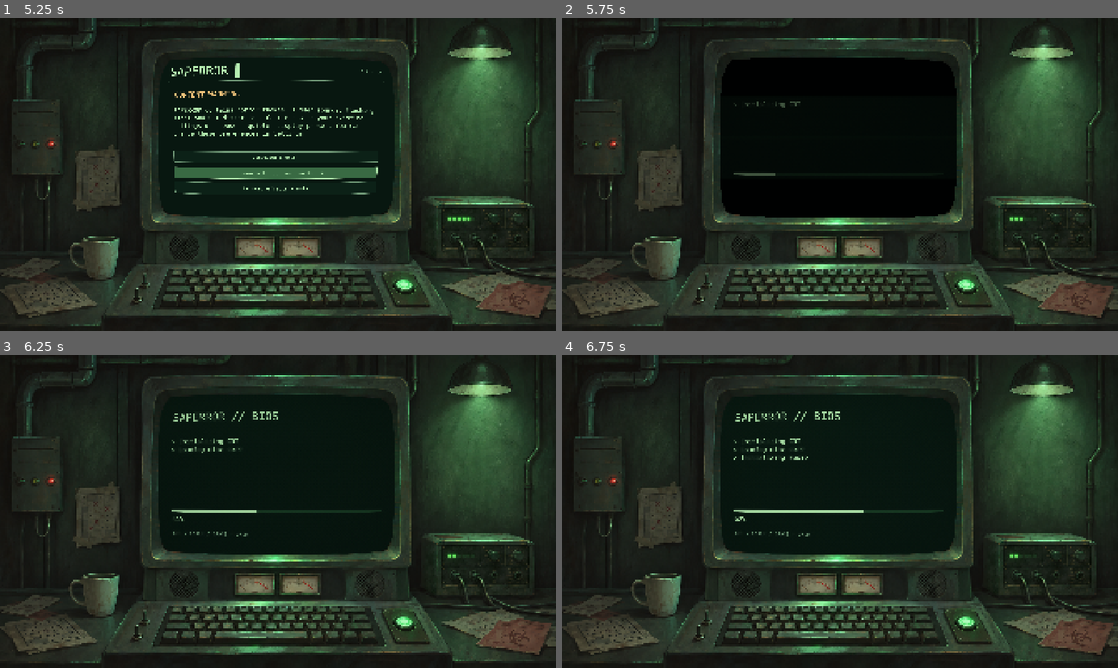
Above: before the commit, frames 1-4 (two rows, left to right).
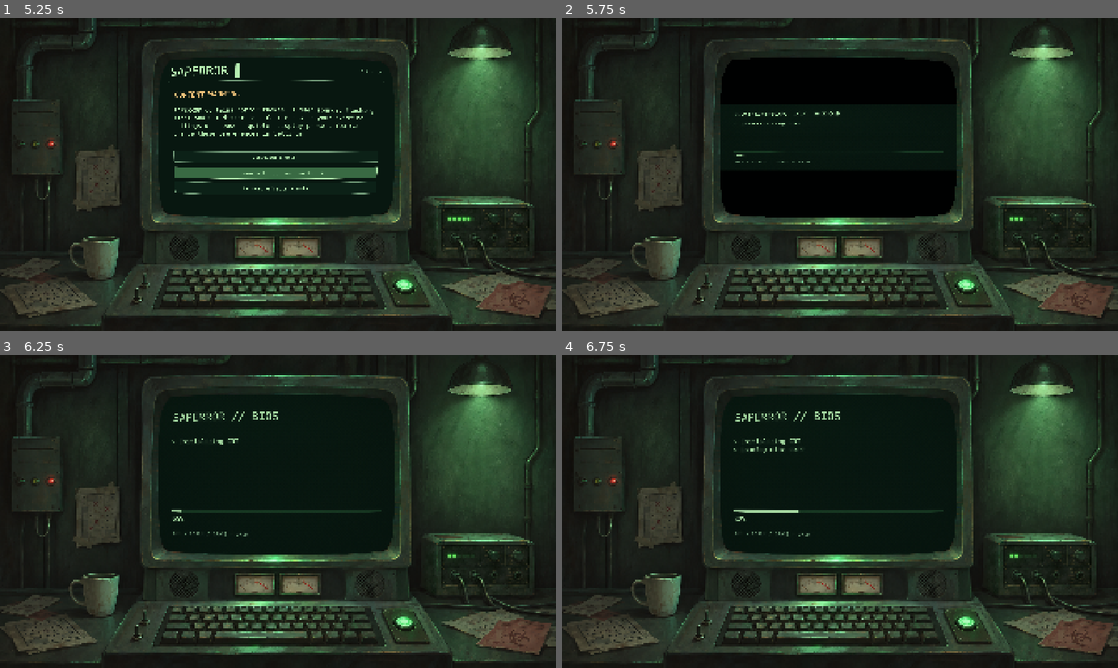
Above: after the commit, the same moments.

Repository: mazerfaker/SAPERROR
Game: Godot game, scene res://scenes/game/gameplay.tscn
Two runs of this game, one before a commit and one after it. Both use one fixed random seed, a clock stepped at 60 frames per second and the inputs below. Sound files missing from this copy of the repository are replaced by a short silence.
Inputs (mouse positions are in pixels of both pictures, inside the frame that each line leads up to):
- Up to frame 1 (5.25 s): tap Enter at 0.5, 2, 3.5, 3.6 s; move the mouse to (400, 158) at 0.52 s; hold Right 0.53-1.25 s; tap F at 0.6, 5.1 s; click (400, 158) at 0.67 s; tap Space at 0.77, 1.25, 2.75, 3.77, 5 s; drag from (166, 190) to (250, 237) at 1.27 s; move the mouse to (333, 105) at 2.02 s; hold Right 2.03-2.75 s; tap B at 2.1 s; drag from (250, 237) to (111, 127) at 2.77 s; move the mouse to (444, 221) at 3.52 s; hold Left 3.53-4.25 s; drag from (111, 127) to (194, 96) at 4.27 s; move the mouse to (305, 174) at 5.02 s; hold Down from 5.03 s (still down); click (305, 174) at 5.17 s
- Up to frame 2 (5.75 s): keep holding Down
- Up to frame 3 (6.25 s): release Down at 5.75 s; drag from (194, 433) to (166, 527) at 5.77 s
- Up to frame 4 (6.75 s): move the mouse to (962, 495) at 6.52 s; hold Up from 6.53 s (still down); tap B at 6.6 s

Frame 1 is identical in both runs. In frame 2, 0.4% of the frame differs, in the area x 30-69%, y 26-51%; in frame 3, 0.2%; in frame 4, 0.2%.

Commit message:
fix: synchronize vertical CRT aperture with BIOS and inverse shutdown

Diff:
--- a/assets/shaders/crt.gdshader
+++ b/assets/shaders/crt.gdshader
@@ -11,6 +11,7 @@
 uniform float flicker = 0.0;
 uniform float power = 1.0;
 uniform float beam = 1.0;
+uniform float vertical_aperture = 1.0;
 uniform float outcome = 0.0;
 uniform float immersion_pulse = 0.0;
 uniform float immersion_mode = 0.0;
@@ -47,6 +48,8 @@
 
 void fragment() {
 	vec2 p = UV*2.0-1.0;
+	// The visible image itself stretches from the central line, rather than fading in.
+	p.y = clamp(p.y/max(vertical_aperture,0.004),-1.0,1.0);
 	float r2 = dot(p,p);
 	// Match Geometry.warp() exactly. Bulge never depends on strength.
 	vec2 q = (p*(1.0+bulge*r2)/(1.0+2.0*bulge)+1.0)*0.5;
--- a/assets/shaders/crt_power.gdshader
+++ b/assets/shaders/crt_power.gdshader
@@ -16,8 +16,9 @@
 }
 void fragment() {
 	float y=abs(UV.y*2.0-1.0);
-	float opening=screen_beam>=0.999 ? 1.0 : 1.0-smoothstep(max(0.0,screen_beam-0.018),screen_beam+0.018,y);
+	float opening=screen_beam>=0.999 ? 1.0 : 1.0-smoothstep(max(0.0,screen_beam-0.003),screen_beam+0.003,y);
 	float opacity=1.0-screen_power*opening;
-	float line=exp(-y*100.0)*line_strength;
-	COLOR=vec4(vec3(0.002,0.006,0.003)+vec3(0.07,0.22,0.10)*line,inside_crt(UV)?max(opacity,line):0.0);
+	// A narrow phosphor line, never a full-screen flash.
+	float line=exp(-y*180.0)*line_strength;
+	COLOR=vec4(vec3(0.002,0.006,0.003)+vec3(0.20,0.55,0.22)*line,inside_crt(UV)?max(opacity,line):0.0);
 }
--- a/scripts/ui/crt_lifecycle.gd
+++ b/scripts/ui/crt_lifecycle.gd
@@ -1,7 +1,13 @@
 extends RefCounted
 enum Phase { BOOT, READY, SHUTDOWN, OFF }
-const BOOT_TIME: float = 2.4
-const SHUTDOWN_TIME: float = 1.10
+const BOOT_LINE_TIME: float=0.16
+const BOOT_OPEN_TIME: float=0.90
+const BIOS_TIME: float=1.85
+const BIOS_HOLD: float=0.30
+const BOOT_TIME: float=BOOT_OPEN_TIME+BIOS_TIME+BIOS_HOLD
+const SHUTDOWN_CLOSE_TIME: float=0.85
+const SHUTDOWN_LINE_HOLD: float=0.16
+const SHUTDOWN_TIME: float=1.20
 var phase: int = Phase.BOOT
 var elapsed: float = 0.0
 # CRT filters and power lifecycle are independent; explicit accessibility choices win.
@@ -31,11 +37,19 @@
 	if phase == Phase.BOOT: return clampf(elapsed/BOOT_TIME,0.0,1.0)
 	if phase == Phase.SHUTDOWN: return clampf(elapsed/SHUTDOWN_TIME,0.0,1.0)
 	return 1.0
+func bios_progress() -> float:
+	if phase==Phase.BOOT: return clampf((elapsed-BOOT_OPEN_TIME)/BIOS_TIME,0.0,1.0)
+	return 1.0
 func beam() -> float:
-	if phase == Phase.BOOT: return lerpf(0.005,1.0,smoothstep(0.0,0.95,elapsed))
-	if phase == Phase.SHUTDOWN: return lerpf(1.0,0.003,smoothstep(0.0,0.86,elapsed))
-	return 0.0 if phase == Phase.OFF else 1.0
+	if phase==Phase.BOOT: return lerpf(0.004,1.0,smoothstep(BOOT_LINE_TIME,BOOT_OPEN_TIME,elapsed))
+	if phase==Phase.SHUTDOWN: return lerpf(1.0,0.004,smoothstep(0.0,SHUTDOWN_CLOSE_TIME,elapsed))
+	return 0.0 if phase==Phase.OFF else 1.0
 func power() -> float:
-	if phase == Phase.BOOT: return smoothstep(0.0,1.15,elapsed)
-	if phase == Phase.SHUTDOWN: return 1.0-smoothstep(0.25,SHUTDOWN_TIME,elapsed)
-	return 0.0 if phase == Phase.OFF else 1.0
+	# No whole-screen opacity fade. Only the last narrow phosphor line dies out.
+	if phase==Phase.BOOT: return 0.0 if elapsed<=0.0 else 1.0
+	if phase==Phase.SHUTDOWN: return 1.0 if elapsed<SHUTDOWN_CLOSE_TIME+SHUTDOWN_LINE_HOLD else 1.0-smoothstep(SHUTDOWN_CLOSE_TIME+SHUTDOWN_LINE_HOLD,SHUTDOWN_TIME,elapsed)
+	return 0.0 if phase==Phase.OFF else 1.0
+func line_strength() -> float:
+	if phase==Phase.BOOT: return power()*(1.0-beam())
+	if phase==Phase.SHUTDOWN: return power()*(1.0-beam())
+	return 0.0
--- a/scripts/ui/gameplay.gd
+++ b/scripts/ui/gameplay.gd
@@ -150,8 +150,8 @@
 		lifecycle.begin_boot()
 		power_first_frame=true
 		power_dark_frames=0
-		# Keep BIOS only in normal motion; gentle fade reveals menu in reduced motion.
-		if not ui.reduced and not ui.clear_display: ui.begin_boot()
+		# BIOS is the only visible source from the first illuminated line onward.
+		ui.begin_boot()
 	_apply_lifecycle()
 func _after_warning() -> void:
 	if not _power_animation_allowed(): return
@@ -193,23 +193,21 @@
 	outcome = 1.0
 	outcome_sign = 1.0 if won else -1.0
 func _apply_lifecycle() -> void:
-	# The original CRT shader stays neutral; a dedicated top layer owns power transitions.
+	# Compress the actual raster vertically and mask everything outside its aperture.
+	# The mask sits above all other filters. Both use the same lifecycle clock.
 	_set_crt("power",1.0)
 	_set_crt("beam",1.0)
+	var active: bool=lifecycle.phase!=Lifecycle.Phase.READY
+	var aperture: float=lifecycle.beam() if active else 1.0
+	_set_crt("vertical_aperture",maxf(0.004,aperture))
 	if not is_instance_valid(power_layer): return
-	var gentle: bool=ui.reduced or ui.clear_display
-	var active: bool=lifecycle.phase!=Lifecycle.Phase.READY
 	power_layer.visible=active
 	if not active: return
 	var level: float=lifecycle.power()
-	var aperture: float=lifecycle.beam()
-	if gentle:
-		aperture=1.0
-		if lifecycle.phase==Lifecycle.Phase.BOOT: level=smoothstep(0.0,1.0,lifecycle.progress())
-		elif lifecycle.phase==Lifecycle.Phase.SHUTDOWN: level=1.0-smoothstep(0.0,1.0,lifecycle.progress())
+	var gentle: bool=ui.reduced or ui.clear_display
 	power_material.set_shader_parameter("screen_power",level)
 	power_material.set_shader_parameter("screen_beam",aperture)
-	power_material.set_shader_parameter("line_strength",0.0 if gentle else (1.0-aperture)*level)
+	power_material.set_shader_parameter("line_strength",lifecycle.line_strength()*(0.30 if gentle else 0.75))
 func _finish_boot() -> void:
 	lifecycle.skip_boot()
 	power_first_frame=false
@@ -240,7 +238,7 @@
 	else:
 		lifecycle.advance(delta)
 	if lifecycle.phase == Lifecycle.Phase.BOOT:
-		ui.update_boot(lifecycle.progress())
+		ui.update_boot(lifecycle.bios_progress())
 	elif previous == Lifecycle.Phase.BOOT:
 		ui.end_boot()
 	if lifecycle.phase == Lifecycle.Phase.SHUTDOWN:
--- a/scripts/ui/terminal_ui.gd
+++ b/scripts/ui/terminal_ui.gd
@@ -615,6 +615,8 @@
 	if not save_failed: save_recovered=false
 func begin_boot() -> void:
 	end_boot()
+	# Hide the real menu until BIOS has finished; it must never leak through the line.
+	if is_instance_valid(page): page.hide()
 	boot_overlay = ColorRect.new()
 	(boot_overlay as ColorRect).color = Color("081710")
 	boot_overlay.size = size
@@ -644,6 +646,7 @@
 		remove_child(boot_overlay)
 		boot_overlay.queue_free()
 		boot_overlay = null
+		if is_instance_valid(page): page.show()
 func _show_outcome(won: bool) -> void:
 	if is_instance_valid(outcome_banner):
 		outcome_banner.queue_free()
--- a/tests/crt_power_render_test.gd
+++ b/tests/crt_power_render_test.gd
@@ -90,19 +90,41 @@
 	check(game.lifecycle.phase==Life.Phase.BOOT and game.power_layer.visible,"real boot layer")
 	var screen:=Rect2i(590,180,710,465)
 	check(mean(dark,screen)<0.012 and mean(ready,screen)>mean(dark,screen)+0.012,"dark boot differs from visible menu")
-	for i in range(12): game._process(0.05)
+	# First line and actual partial-height BIOS, with top/bottom still black.
+	for i in range(5): game._process(0.05)
+	var line: Image=await capture(vp,"boot_line")
+	var center:=Rect2i(640,410,620,6)
+	check(mean(line,center)>mean(dark,center)+0.015,"visible central phosphor line")
+	check(is_instance_valid(game.ui.boot_overlay) and not game.ui.page.visible and game.ui.boot_percent.text=="00%","BIOS exclusive from first line")
+	for i in range(8): game._process(0.05)
 	var warm: Image=await capture(vp,"boot_warm")
-	check(mean(warm,screen)>mean(dark,screen)+0.003,"visible warmup")
-	game._finish_boot()
+	var top:=Rect2i(640,180,620,55)
+	var bottom:=Rect2i(640,590,620,55)
+	var middle:=Rect2i(640,350,620,120)
+	check(mean(warm,middle)>mean(dark,middle)+0.012,"center illuminates while opening")
+	check(mean(warm,top)<0.012 and mean(warm,bottom)<0.012,"unopened top and bottom stay black")
+	while game.lifecycle.elapsed<Life.BOOT_OPEN_TIME+0.5: game._process(0.05)
+	var bios: Image=await capture(vp,"bios")
+	check(game.lifecycle.beam()==1.0 and game.ui.boot_percent.text!="00%" and not game.ui.page.visible,"fully open BIOS before menu")
+	while game.lifecycle.elapsed<Life.BOOT_OPEN_TIME+Life.BIOS_TIME+0.08: game._process(0.05)
+	await capture(vp,"bios_complete")
+	check(game.ui.boot_percent.text=="100%" and not game.ui.page.visible,"hold BIOS 100 percent")
+	while game.lifecycle.phase==Life.Phase.BOOT: game._process(0.05)
+	check(game.ui.boot_overlay==null and game.ui.page.visible and game.lifecycle.accepts_input(),"automatic BIOS to menu transition")
+	await capture(vp,"menu_after_bios")
 	game.ui._show("menu")
 	var power:=game.ui.page.find_child("PowerOff",true,false) as Button
 	check(is_instance_valid(power),"real power button")
 	if is_instance_valid(power): power.pressed.emit()
 	check(game.lifecycle.phase==Life.Phase.SHUTDOWN,"actual button starts shutdown")
-	for i in range(17): game._process(0.05)
+	for i in range(12): game._process(0.05)
 	var fading: Image=await capture(vp,"shutdown")
-	check(mean(fading,screen)<mean(ready,screen)*0.6,"actual frame dims")
-	for i in range(7): game._process(0.05)
+	check(mean(fading,top)<0.012 and mean(fading,bottom)<0.012,"shutdown collapses from both edges")
+	check(mean(fading,middle)>0.012 and game.lifecycle.power()==1.0,"middle remains illuminated without full-screen fade")
+	while game.lifecycle.elapsed<Life.SHUTDOWN_CLOSE_TIME+0.03: game._process(0.05)
+	var close_line: Image=await capture(vp,"shutdown_line")
+	check(mean(close_line,center)>0.015 and mean(close_line,top)<0.012,"central line before power off")
+	while game.lifecycle.phase==Life.Phase.SHUTDOWN: game._process(0.05)
 	var off: Image=await capture(vp,"off")
 	check(mean(off,screen)<0.012,"actual final black frame")
 	var outside:=Rect2i(20,30,150,150)
--- a/tests/lifecycle_test.gd
+++ b/tests/lifecycle_test.gd
@@ -17,18 +17,23 @@
 	check(life.phase == Life.Phase.BOOT,"shutdown ignored during boot")
 	life.advance(0.3)
 	check(life.power()>0.0 and life.beam()>0.0 and life.beam()<1.0,"beam warmup")
-	life.advance(3.0)
+	check(life.bios_progress()==0.0,"BIOS held at zero during vertical expansion")
+	life.advance(Life.BOOT_OPEN_TIME-0.3+0.01)
+	check(life.beam()==1.0 and life.bios_progress()>0.0,"BIOS starts after aperture opens")
+	life.advance(Life.BIOS_TIME)
+	check(life.bios_progress()==1.0 and not life.accepts_input(),"BIOS 100 percent held before menu")
+	life.advance(Life.BIOS_HOLD)
 	check(life.accepts_input() and life.power()==1.0 and life.beam()==1.0,"boot complete")
 	life.begin_shutdown()
 	check(not life.accepts_input(),"shutdown input lock")
 	life.skip_boot()
 	check(life.phase == Life.Phase.SHUTDOWN,"skip cannot restart shutdown")
 	life.advance(0.3)
-	check(life.beam()<1.0,"beam collapse")
+	check(life.beam()<1.0 and life.power()==1.0,"beam collapse without fading whole screen")
 	life.advance(1.0)
 	check(life.phase == Life.Phase.OFF and life.power()==0.0 and not life.accepts_input(),"power off")
 	check(Life.animation_allowed(false,false,false),"normal power animation independent of CRT strength")
-	check(Life.animation_allowed(false,true,false) and Life.animation_allowed(false,false,true) and not Life.animation_allowed(true,false,false),"gentle fade in accessibility modes; headless bypass")
+	check(Life.animation_allowed(false,true,false) and Life.animation_allowed(false,false,true) and not Life.animation_allowed(true,false,false),"geometric power transition with reduced line glow; headless bypass")
 	var skip := Life.new()
 	skip.skip_boot()
 	check(skip.accepts_input() and skip.power()==1.0,"skip boot")
@@ -67,9 +72,9 @@
 		check(game.immersion_pulse==0.0,"glitches disabled bypass")
 		game.ui.begin_boot()
 		game.ui.update_boot(0.65)
-		check(is_instance_valid(game.ui.boot_overlay),"boot overlay")
+		check(is_instance_valid(game.ui.boot_overlay) and not game.ui.page.visible,"boot overlay exclusively visible")
 		game.ui.end_boot()
-		check(game.ui.boot_overlay == null,"boot overlay removed")
+		check(game.ui.boot_overlay == null and game.ui.page.visible,"menu revealed only after BIOS")
 		game.ui._show("game")
 		game.ui._show_outcome(true)
 		check(is_instance_valid(game.ui.outcome_banner),"outcome banner")
Not shown, changed: CHANGELOG.md
Not shown, changed: docs/CRT_IMMERSION.md
